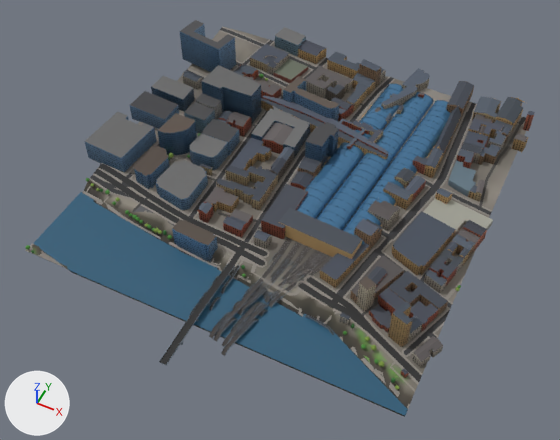
Before and after pictures for a commit that changed the glTF model glasgow-subway/data/city/city_8_5.glb.
Rendered twice from a camera (50 mm lens) standing at (957.0, -909.0, 749.0) and looking at (660.0, -314.0, 5.0). The axes (+X, +Y, +Z) are drawn at lower left. The lights are the same throughout. The first picture is the older version. Where no turn or scale is listed for an object, it has been applied to the vertices. Vertices at exactly the same position are counted once.

Before the edit, the objects in view are built like this:
```python
me_landmarks_central_station = bpy.data.meshes.new('landmarks_central_station')
me_landmarks_central_station.from_pydata(...)  # 3258 vertices, 4470 faces; spans x -67.0..67.0, y -165.0..165.0, z -12.0..12.0
# faces by material slot: [28, 2, 2940, 1500]
me_landmarks_central_station.materials.append(mat_mat_landmark_stone)
me_landmarks_central_station.materials.append(mat_mat_landmark_roof)
me_landmarks_central_station.materials.append(mat_mat_landmark_glass)
me_landmarks_central_station.materials.append(mat_mat_landmark_steel)
me_rail_8_5 = bpy.data.meshes.new('rail_8_5')
me_rail_8_5.from_pydata(...)  # 5626 vertices, 7431 faces; spans x -62.0..62.0, y -245.0..245.0, z -12.0..12.0
me_rail_8_5.materials.append(mat_mat_rail)
me_roads_8_5 = bpy.data.meshes.new('roads_8_5')
me_roads_8_5.from_pydata(...)  # 2254 vertices, 2510 faces; spans x -250.0..250.0, y -281.0..281.0, z -14.0..14.0
# faces by material slot: [703, 1117, 690]
me_roads_8_5.materials.append(mat_mat_road)
me_roads_8_5.materials.append(mat_mat_landmark_stone)
me_roads_8_5.materials.append(mat_mat_bridge)
ob_landmarks_central_station = bpy.data.objects.new('landmarks_central_station', me_landmarks_central_station)
ob_landmarks_central_station.location = (735.0, -184.0, 24.0)
ob_rail_8_5 = bpy.data.objects.new('rail_8_5', me_rail_8_5)
ob_rail_8_5.location = (727.0, -275.0, 12.0)
ob_roads_8_5 = bpy.data.objects.new('roads_8_5', me_roads_8_5)
ob_roads_8_5.location = (650.0, -281.0, 14.0)
# also in view: 'terrain_8_5' at (650.0, -250.0, 14.0); 'buildings_8_5' at (643.0, -219.0, 37.0); 'water_8_5' at (650.0, -443.0, 3.0)
```
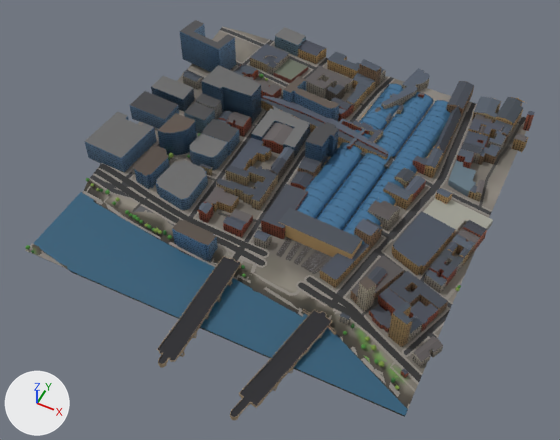
Where the newer file only moved an object's origin or applied its transform, the numbers keep the older frame.

What changed in the scene script:
```text
Change me_rail_8_5:
    used by ob_rail_8_5; location = (727.0, -275.0, 12.0)
    remove me_rail_8_5.from_pydata(...)  # 5626 vertices, 7431 faces; spans x -62.0..62.0, y -245.0..245.0, z -12.0..12.0
    add me_rail_8_5.from_pydata(...)  # 3322 vertices, 3105 faces; spans x -46.0..62.0, y -104.0..247.0, z 0.0..15.0
    me_rail_8_5 part 1: 44 loose pieces with 2634 vertices, spanning x -62.0..56.0, y -245.0..123.0, z -12.0..11.0, are deleted
    me_rail_8_5 part 2: 1 vertex moved within x 38.0, y 95.0, z 9.0; 101 vertices removed from x 10.0..43.0, y 58.0..114.0, z 8.0..11.0; 431 vertices added at x -46.0..56.0, y 17.0..247.0, z 7.0..15.0
    other edits to the shape of me_rail_8_5 do not show in these pictures
Change me_roads_8_5:
    used by ob_roads_8_5; location = (650.0, -281.0, 14.0)
    remove me_roads_8_5.from_pydata(...)  # 2254 vertices, 2510 faces; spans x -250.0..250.0, y -281.0..281.0, z -14.0..14.0
    add me_roads_8_5.from_pydata(...)  # 3780 vertices, 4116 faces; spans x -250.0..250.0, y -306.0..281.0, z -14.0..14.0
    me_roads_8_5 part 3: 7 loose pieces with 128 vertices, spanning x -17.0..123.0, y -248.0..-141.0, z -14.0..-4.0, are deleted
    me_roads_8_5 part 4: 7 vertices moved from x -6.0..-1.0, y -281.0..-125.0, z -8.0..-3.0 to x -13.0..-1.0, y -286.0..-124.0, z -9.0..-1.0; 307 vertices removed from x -14.0..144.0, y -281.0..-125.0, z -14.0..-2.0; 1266 vertices added at x -23.0..145.0, y -306.0..-122.0, z -14.0..2.0
    other edits to the shape of me_roads_8_5 do not show in these pictures
```

Location of each change, [x1, y1, x2, y2] in pixels of the pictures (560 x 440 px):
'roads_8_5', reshaped: before [26, 26, 526, 409]; after [26, 26, 526, 420]
'rail_8_5', reshaped (mostly hidden afterwards): before [209, 116, 424, 356]; after [277, 107, 430, 274]
part 1 of me_rail_8_5, deleted: before [209, 155, 364, 356]
part 2 of me_rail_8_5, built on: after [341, 107, 430, 168]
part 3 of me_roads_8_5, deleted: before [181, 275, 320, 345]
part 4 of me_roads_8_5, built on: before [159, 261, 334, 365]; after [157, 256, 336, 420]
